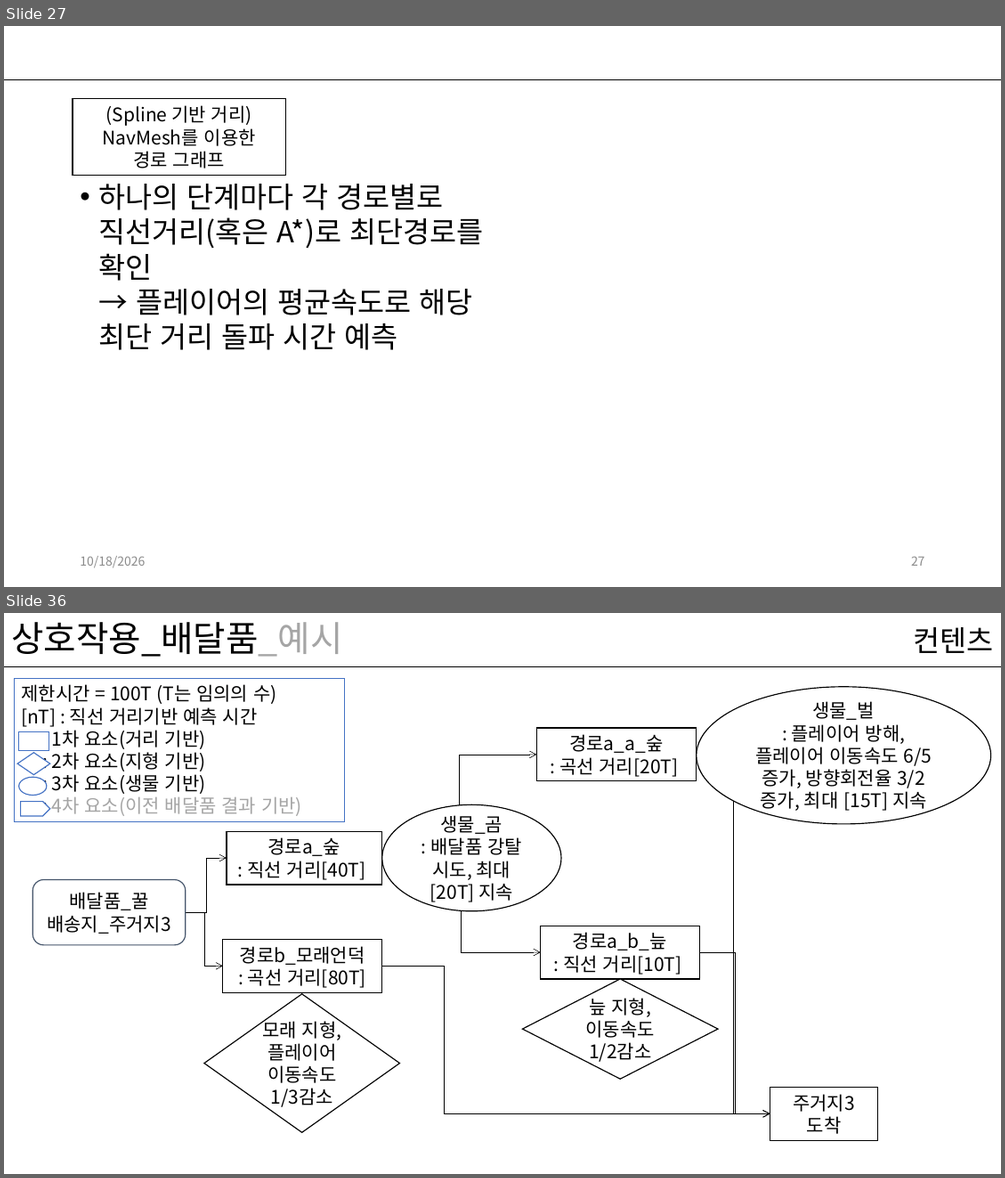
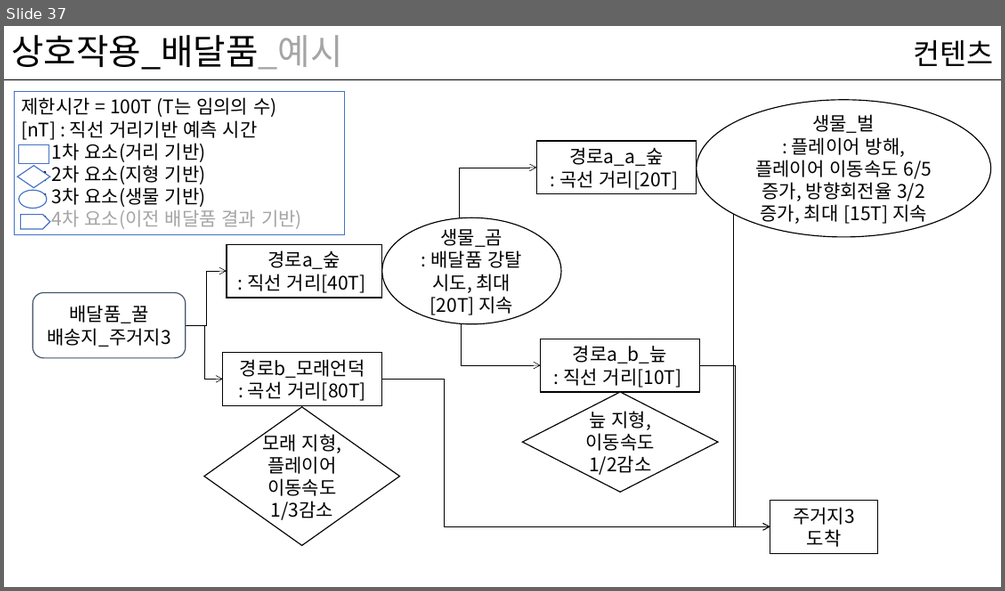
Before and after one commit to kwakyerin/2026_Graduation_Project, a slide deck: documents/HyunahKwon/design/designing/for_teammates/배트와 달트_기획.pptx. Shown one above the other, each under a label of ours: slides 27 and 36 before the commit, slide 37 after it; the slides between them are not shown. The pictures are 1005x1178 and 1005x591 pixels, drawn with LibreOffice and Linux fonts; fonts in the diff are those of the drawing. Boxes give left, top, right and bottom in pixels: in the first picture for what was removed or moved away, otherwise in the second. Text is boxed around its words. In the diff, an @@ line names an element or a change of style, - is before the commit and + after.

Commit message:
경로AI 찾는 법 세부작성
시각화 예정-> 이후 가능하다면 임시 데이터를 넣은 예시 작성 예정

```diff
--- a/documents/HyunahKwon/design/designing/for_teammates/배트와 달트_기획.pptx
+++ b/documents/HyunahKwon/design/designing/for_teammates/배트와 달트_기획.pptx
@@ slide 27 removed at (4,26,1001,587), background #FFFFFF; not listed: 1 template element that a slide beside it also shows @@
@@ rectangle removed at (73,99,286,176) @@
-(Spline 기반 거리)
-NavMesh를 이용한
-경로 그래프
@@ text removed at (98,184,483,350) @@
-• 하나의 단계마다 각 경로별로 직선거리(혹은 A*)로 최단경로를 확인
-  → 플레이어의 평균속도로 해당 최단 거리 돌파 시간 예측
@@ text removed at (80,556,145,568) @@
-10/18/2026
@@ page number removed at (911,556,925,565) @@
-27
@@ what was slide 36 is now slide 37 @@
```
Also in this commit, not shown: 51 slides changed, 2 slides added, 2 other files.
